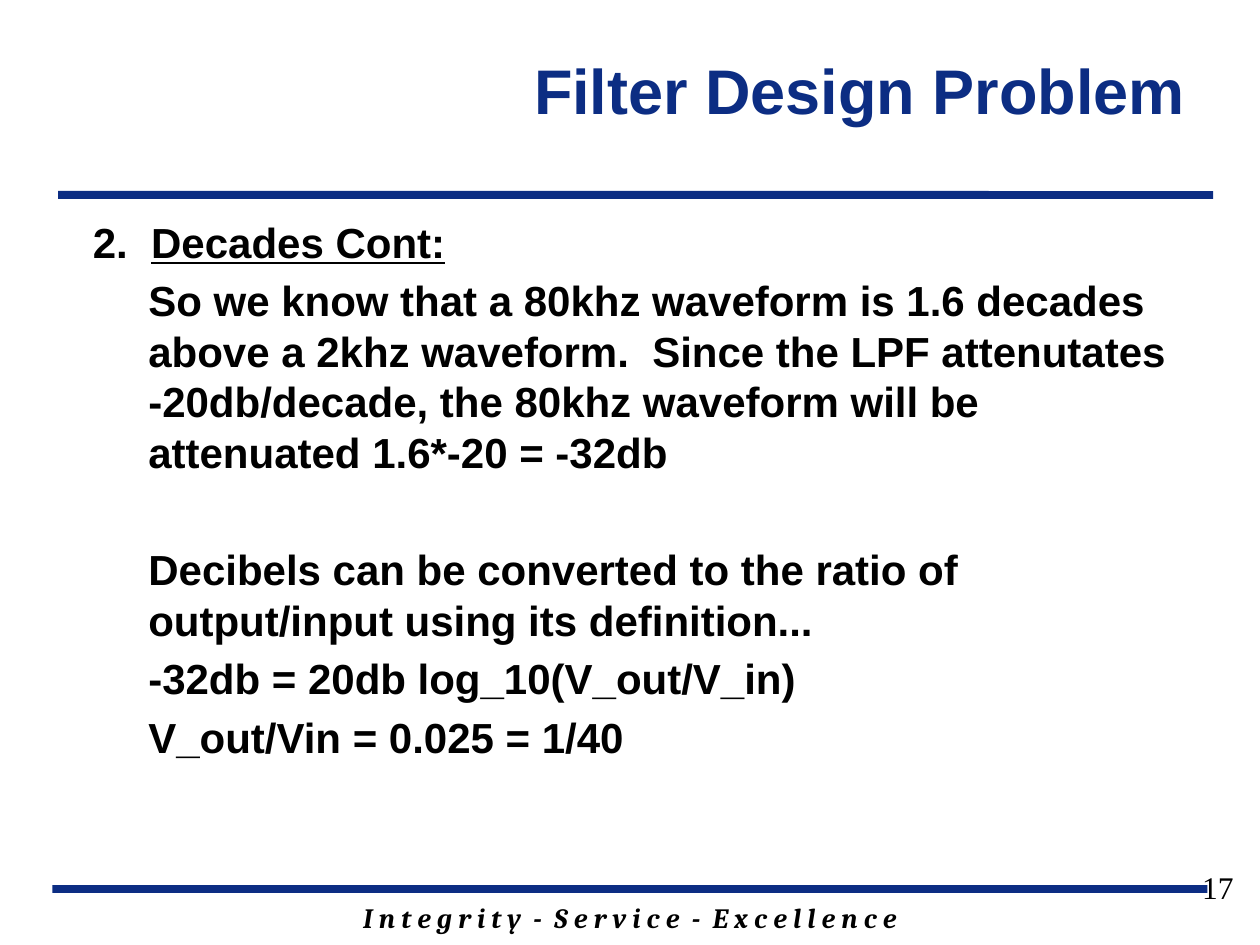
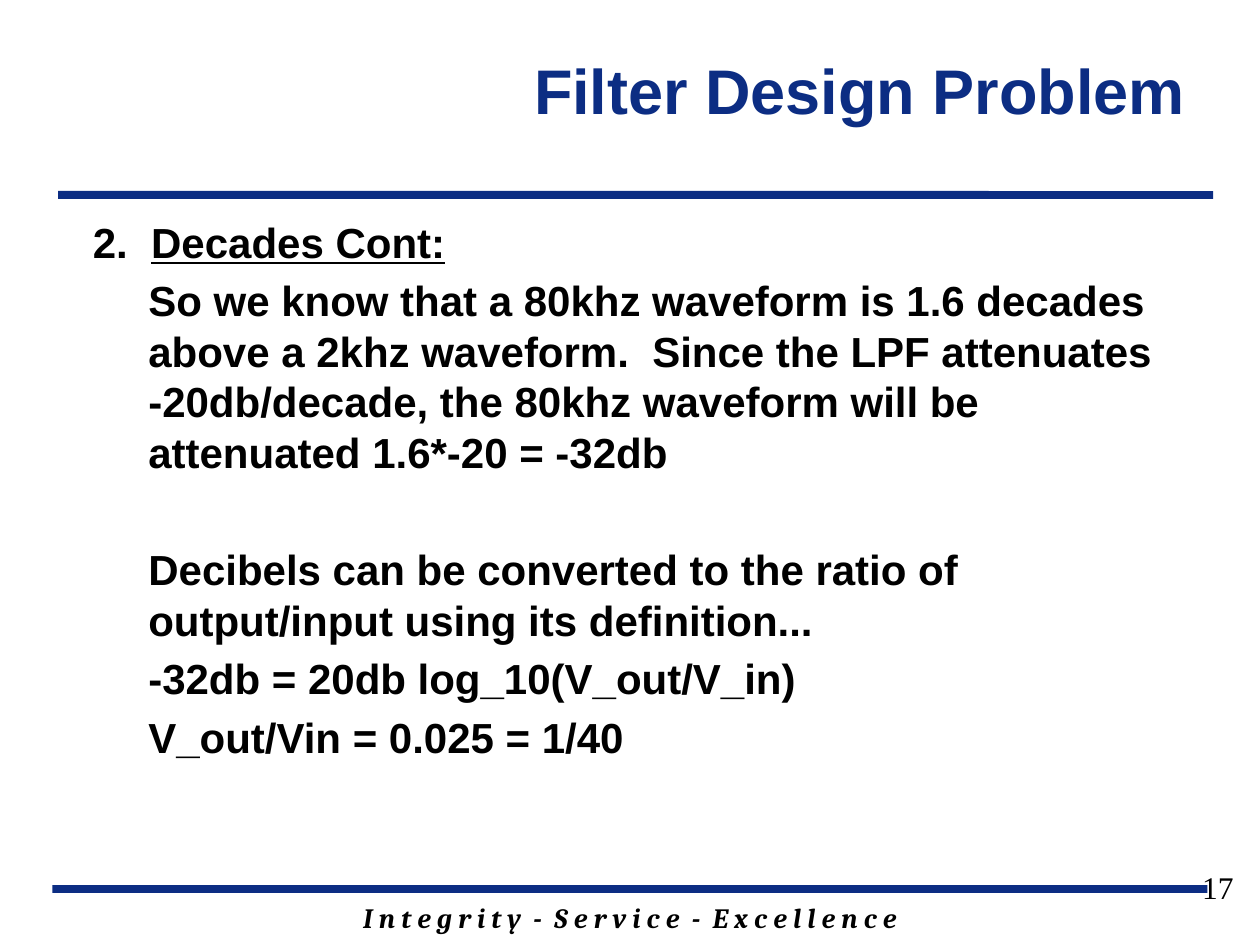
Before and after one commit to jfalkinburg/ECE383_web, a slide deck: slide 17 of lecture/slides/ECE_383_Lec25.pptx. Drawn at 1260x945 pixels with LibreOffice and Linux fonts; fonts in the diff are those of the drawing; background and template pictures are left out. Boxes give left, top, right and bottom in pixels: in the first picture for what was removed or moved away, otherwise in the second. Text is boxed around its words. In the diff, an @@ line names an element or a change of style, - is before the commit and + after.

```diff
--- a/lecture/slides/ECE_383_Lec25.pptx
+++ b/lecture/slides/ECE_383_Lec25.pptx
@@ text at (148, 285, 1151, 469): text changed @@
-  So we know that a 80khz waveform is 1.6 decades above a 2khz waveform. Since the LPF attenutates -20db/decade, the 80khz waveform will be attenuated 1.6*-20 = -32db
+  So we know that a 80khz waveform is 1.6 decades above a 2khz waveform. Since the LPF attenuates -20db/decade, the 80khz waveform will be attenuated 1.6*-20 = -32db
```
Also in this commit, not shown: 1 other slide changed, 2 other files.
